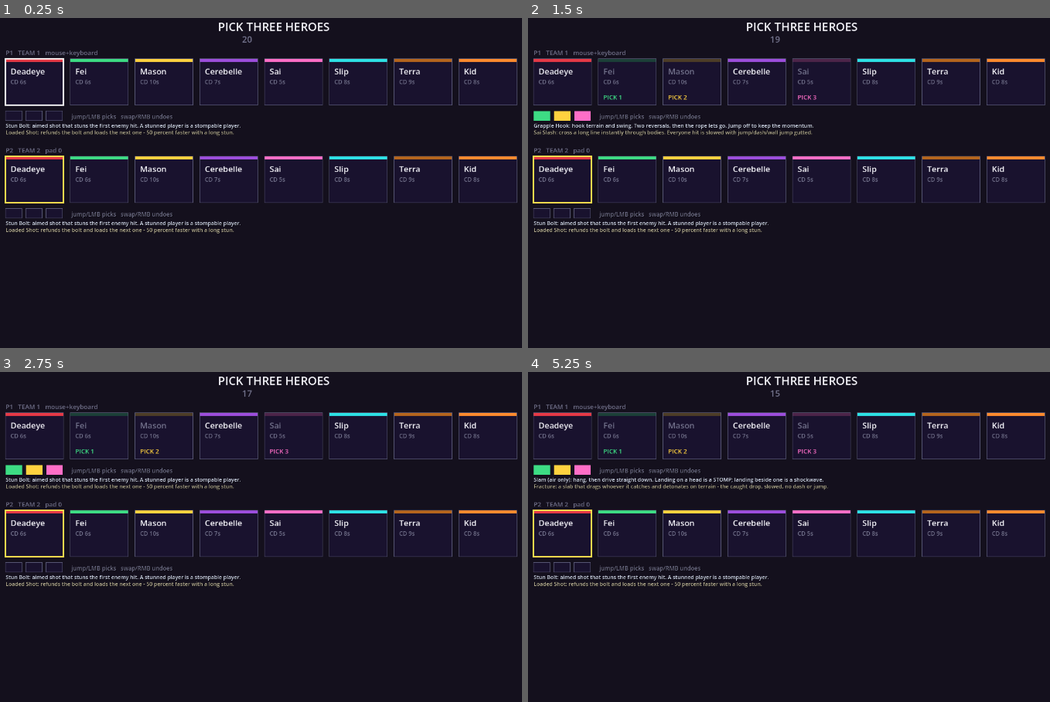
Above: before the commit, frames 1-4 (two rows, left to right).
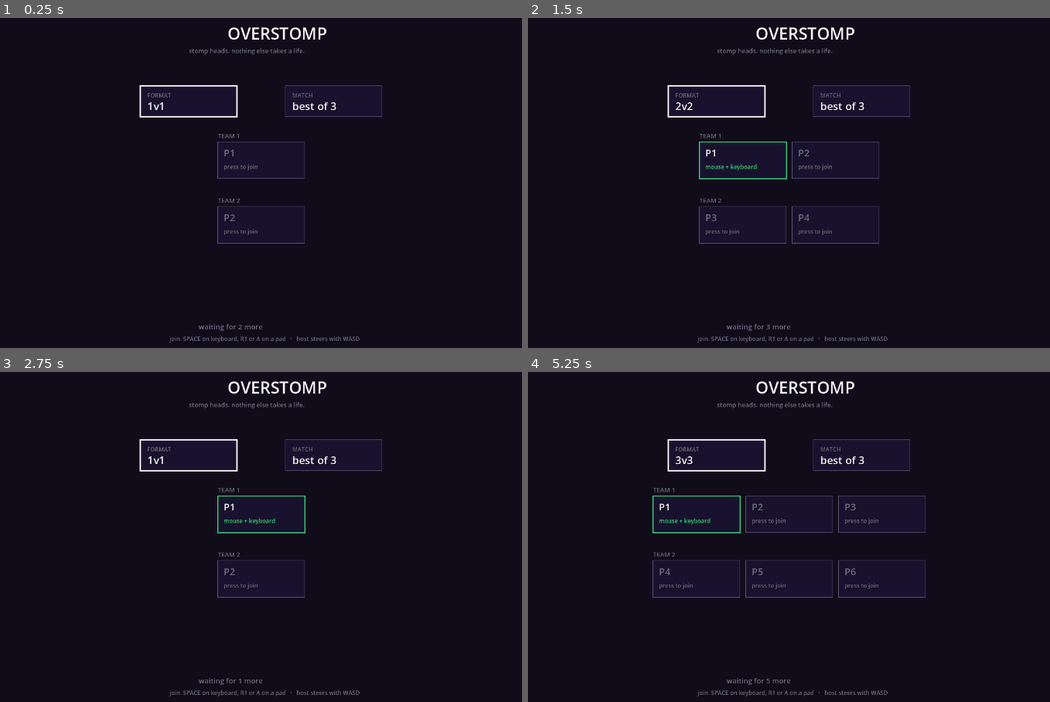
Above: after the commit, the same moments.

Repository: evanli02/stomp-fight-prototype
Game: Godot game, scene res://src/main.tscn
Two runs of this game, one before a commit and one after it. Both use one fixed random seed, a clock stepped at 60 frames per second and the inputs below.
Inputs (mouse positions are in pixels of both pictures, inside the frame that each line leads up to):
- Up to frame 1 (0.25 s): no input
- Up to frame 2 (1.5 s): tap Enter at 0.5 s; move the mouse to (924, 166) at 0.52 s; hold D 0.53-1.25 s; tap Shift at 0.6 s; click (924, 166) at 0.67 s; tap Space (p0_jump) at 0.77 s; drag from (663, 199) to (757, 252) at 1.27 s
- Up to frame 3 (2.75 s): tap Space (p0_jump) at 2 s; move the mouse to (323, 461) at 2.02 s; hold A from 2.03 s (still down); tap Shift at 2.1 s; click (323, 461) at 2.17 s
- Up to frame 4 (5.25 s): release A at 2.75 s; drag from (757, 606) to (606, 484) at 2.77 s; tap Enter at 3.5 s; move the mouse to (976, 589) at 3.52 s; hold D 3.53-4.25 s; tap Shift at 3.6, 5.1 s; click (976, 589) at 3.67 s; tap Space (p0_jump) at 3.77, 5 s; drag from (606, 484) to (695, 451) at 4.27 s; move the mouse to (820, 537) at 5.02 s; hold D from 5.03 s (still down); click (820, 537) at 5.17 s

The runs differ from the first frame. In frame 1, 8.3% of the frame differs, in the area x 0-100%, y 1-99%; in frame 2, 9.0%; in frame 3, 8.6%; in frame 4, 9.3%.

Commit message:
feat(lobby): seat-claiming lobby, Windows export, playtest guide
The lobby is now the first screen and the only one that decides how many
seats exist, which is what makes 2v2 and 3v3 reachable at all rather than
just implemented.

Players join by pressing a button on the device they want to play with,
and the lobby reads the RAW input event rather than a namespaced action.
That is not a shortcut: before a device has a seat it has no actions, and
over Steam Remote Play Together each guest's controller arrives as a
virtual pad with an id nobody can predict in advance. Asking the device
which id it is at the moment it presses is the only mapping that survives
pads connecting in any order. claim_seat() binds by that actual id and
turns away a device that is already sitting somewhere, so a held button
cannot take three seats.

Every seat has to be filled before the host can start. An unclaimed seat
would put a body on the stage that nobody is driving, which in a game
where the only kill is landing on a head is a free life for the other
team.

Alongside it, the pieces needed to hand a build to friends: a Windows
export preset (committed - it holds no signing credentials and the build
script needs it, so Godot's default gitignore entry is wrong for us), a
build script that runs all four harnesses and refuses to build if any
fail, and docs/PLAYTEST.md covering the Steam non-Steam-shortcut route
and what is honestly not ready yet.

Export templates are a separate ~1GB download and are not in the repo;
the build script checks for them and says so rather than producing a
silently broken build.

Harnesses 329 -> 341.

Co-Authored-By: Claude Opus 5 <noreply@anthropic.com>

Diff:
--- a/src/autoload/input_config.gd
+++ b/src/autoload/input_config.gd
@@ -26,6 +26,10 @@
 var _device_of: Dictionary = {}      # player_id -> Device
 ## player_id -> joypad device index. Ignored by the KBM seat.
 var _pad_index_of: Dictionary = {}
+## Seats a real device has claimed in the lobby. Empty outside a lobby-driven
+## match, where the defaults below stand in — F6 into a stage and every harness
+## rely on seats working without anybody having pressed anything.
+var _claimed: Dictionary = {}        # player_id -> true
 ## player_id -> { dash: int, swap: int } physics frame each press is parked on
 ## while we wait to see whether it is half of a chord. -1 means nothing pending.
 var _chord_pending: Dictionary = {}
@@ -42,6 +46,58 @@
 			assign_device(slot, Device.KBM)
 		else:
 			assign_device(slot, Device.PAD, slot - 1)
+
+#region Lobby seat claiming
+## Forget who is sitting where. Called when a lobby opens, so a device that
+## claimed seat 2 last match is not still holding it.
+func clear_seats() -> void:
+	_claimed.clear()
+
+func seat_claimed(player_id: int) -> bool:
+	return _claimed.has(player_id)
+
+func claimed_count() -> int:
+	return _claimed.size()
+
+## Whether this physical device is already sitting somewhere. The lobby asks
+## before claiming so a held button cannot take three seats.
+func device_seated(device: Device, pad_index: int = 0) -> bool:
+	for seat in _claimed:
+		if device_of(seat) != device:
+			continue
+		if device == Device.KBM or pad_index_of(seat) == pad_index:
+			return true
+	return false
+
+## Sit a physical device in the lowest free seat and bind it there. Returns the
+## seat, or -1 if the device is already seated or every seat is taken.
+##
+## Claiming binds by ACTUAL joypad id rather than by seat order: pads connect in
+## whatever order they connect in, ids are not contiguous, and over Steam Remote
+## Play the remote players' virtual pads appear as people join. Asking the device
+## which id it is, at the moment it presses, is the only mapping that survives
+## all of that.
+func claim_seat(device: Device, pad_index: int = 0) -> int:
+	if device_seated(device, pad_index):
+		return -1
+	for seat in MAX_LOCAL_PLAYERS:
+		if _claimed.has(seat):
+			continue
+		_claimed[seat] = true
+		assign_device(seat, device, pad_index)
+		return seat
+	return -1
+
+## Give up a seat (a player backing out of the lobby).
+func release_seat(player_id: int) -> void:
+	_claimed.erase(player_id)
+
+## What is sitting in a seat, for the lobby and hero select to label rows with.
+func device_label(player_id: int) -> String:
+	if device_of(player_id) == Device.KBM:
+		return "mouse + keyboard"
+	return "pad %d" % pad_index_of(player_id)
+#endregion
 
 #region Device assignment
 ## Point a player slot at a device and rebuild its bindings.
--- a/src/main.gd
+++ b/src/main.gd
@@ -7,6 +7,7 @@
 ## headlessly without a shell at all — stages and the harnesses instantiate their
 ## own scenes and never go through here.
 
+const LOBBY := preload("res://src/ui/lobby.tscn")
 const HERO_SELECT := preload("res://src/ui/hero_select.tscn")
 const STAGE_SELECT := preload("res://src/ui/stage_select.tscn")
 
@@ -20,12 +21,15 @@
 	# the tree just early enough to spawn twice.
 	GameManager.phase_changed.connect(_on_phase_changed)
 	GameManager.round_started.connect(_on_round_started)
-	GameManager.begin_hero_select()
-	_show_hero_select()
+	# Lobby first: it is the only screen that decides how many seats exist, and
+	# every screen after it sizes itself from GameManager.team_size.
+	_show_lobby()
 
 func _on_phase_changed(phase: GameManager.Phase) -> void:
 	if phase == GameManager.Phase.STAGE_SELECT:
 		_show_stage_select()
+	elif phase == GameManager.Phase.HERO_SELECT:
+		_show_hero_select()
 
 ## Every round gets a fresh stage instance, because every round can be on a
 ## different stage. Rebuilding one that did not change costs a frame and keeps
@@ -36,6 +40,17 @@
 		push_error("No scene registered for stage '%s'" % GameManager.current_stage)
 		return
 	_show(scene.instantiate())
+
+func _show_lobby() -> void:
+	var screen := LOBBY.instantiate()
+	_show(screen)
+	screen.lobby_confirmed.connect(_on_lobby_confirmed)
+
+## begin_hero_select flips the phase, and the phase handler is what puts the
+## screen up — so the two paths into hero select (here, and a future rematch)
+## cannot get out of step.
+func _on_lobby_confirmed() -> void:
+	GameManager.begin_hero_select()
 
 func _show_hero_select() -> void:
 	var screen := HERO_SELECT.instantiate()
--- /dev/null
+++ b/src/ui/lobby.gd
@@ -0,0 +1,180 @@
+extends CanvasLayer
+## Lobby (DESIGN 10): the format, the match length, and who is playing. The first
+## screen of a session and the only one that decides how many seats exist —
+## everything after it reads GameManager.team_size.
+##
+## Players join by pressing a button on the device they want to play with, and
+## that press is what binds the device to a seat. Reading the raw event rather
+## than a namespaced action is the point: before a device has a seat it has no
+## actions, and over Steam Remote Play Together each remote player's controller
+## shows up as its own virtual pad with an id nobody can predict in advance. The
+## device tells us which id it is at the moment it presses, which is the only
+## mapping that survives pads connecting in any order.
+##
+## The host (whoever takes the keyboard seat) owns the format and match length;
+## everyone else only joins or leaves.
+
+signal lobby_confirmed()
+
+const FORMATS: Array[int] = [1, 2, 3]
+const BEST_OF: Array[int] = [1, 3, 5]
+const NAV_REPEAT: float = 0.2
+const NAV_DEADZONE: float = 0.5
+
+const COL_BG: Color = Color(0.05, 0.03, 0.09, 0.94)
+const COL_CARD: Color = Color(0.10, 0.07, 0.18)
+const COL_FRAME: Color = Color(0.36, 0.36, 0.48)
+const COL_TEXT: Color = Color(0.96, 0.96, 0.98)
+const COL_DIM: Color = Color(0.45, 0.45, 0.55)
+const COL_READY: Color = Color(0.24, 0.86, 0.52)
+const SEAT: Vector2 = Vector2(180, 76)
+const SEAT_GAP: float = 12.0
+
+var _canvas: Control
+var _format_index: int = 0
+var _bestof_index: int = 1
+## Which of the two host settings the cursor is on.
+var _row: int = 0
+var _nav_cooldown: float = 0.0
+var _done: bool = false
+
+func _ready() -> void:
+	InputConfig.clear_seats()
+	_format_index = FORMATS.find(GameManager.team_size)
+	if _format_index < 0:
+		_format_index = 0
+	_bestof_index = BEST_OF.find(GameManager.best_of)
+	if _bestof_index < 0:
+		_bestof_index = 1
+	_canvas = Control.new()
+	_canvas.set_anchors_preset(Control.PRESET_FULL_RECT)
+	_canvas.mouse_filter = Control.MOUSE_FILTER_IGNORE
+	add_child(_canvas)
+	_canvas.draw.connect(_draw_screen)
+
+## Joins only. Everything continuous — cursors, held directions — is polled on
+## the physics tick below; this is here because a join has to identify the
+## device, and only the raw event carries that.
+func _input(event: InputEvent) -> void:
+	if _done:
+		return
+	if event is InputEventJoypadButton and event.pressed:
+		var pad := event as InputEventJoypadButton
+		if pad.button_index == JOY_BUTTON_RIGHT_SHOULDER or pad.button_index == JOY_BUTTON_A:
+			InputConfig.claim_seat(InputConfig.Device.PAD, pad.device)
+	elif event is InputEventKey and event.pressed and not event.echo:
+		var key := event as InputEventKey
+		if key.keycode == KEY_SPACE:
+			InputConfig.claim_seat(InputConfig.Device.KBM)
+
+func _physics_process(delta: float) -> void:
+	if _done:
+		return
+	_handle_host(delta)
+	_canvas.queue_redraw()
+
+## Seat 0 is the host. Before anyone has joined nobody holds seat 0, so its
+## bindings are the startup defaults and the keyboard drives them either way —
+## which is what lets one person set the format up before the others arrive.
+func _handle_host(delta: float) -> void:
+	var frame := InputConfig.poll(0)
+	_nav_cooldown = maxf(_nav_cooldown - delta, 0.0)
+	if absf(frame.move.x) < NAV_DEADZONE and absf(frame.move.y) < NAV_DEADZONE:
+		_nav_cooldown = 0.0
+	elif _nav_cooldown <= 0.0:
+		if absf(frame.move.y) >= NAV_DEADZONE:
+			_row = wrapi(_row + (1 if frame.move.y > 0.0 else -1), 0, 2)
+		else:
+			var step := 1 if frame.move.x > 0.0 else -1
+			if _row == 0:
+				_format_index = wrapi(_format_index + step, 0, FORMATS.size())
+			else:
+				_bestof_index = wrapi(_bestof_index + step, 0, BEST_OF.size())
+		_nav_cooldown = NAV_REPEAT
+	# Ability, not jump: jump is the join button, and the host pressing start
+	# should not read as one more person sitting down.
+	if frame.ability_pressed and _ready_to_start():
+		_confirm()
+
+func _seats_needed() -> int:
+	return GameManager.TEAMS * FORMATS[_format_index]
+
+## Every seat filled. An unclaimed seat would put a body on the stage that
+## nobody is driving, which in a stomp game is a free life for the other team.
+func _ready_to_start() -> bool:
+	return InputConfig.claimed_count() >= _seats_needed()
+
+func _confirm() -> void:
+	_done = true
+	GameManager.team_size = FORMATS[_format_index]
+	GameManager.best_of = BEST_OF[_bestof_index]
+	lobby_confirmed.emit()
+
+#region Drawing
+func _draw_screen() -> void:
+	var font := ThemeDB.fallback_font
+	var size := _canvas.size
+	_canvas.draw_rect(Rect2(Vector2.ZERO, size), COL_BG)
+
+	_shadowed(font, Vector2(size.x * 0.5 - 70, 64), "OVERSTOMP", 34, COL_TEXT)
+	_shadowed(font, Vector2(size.x * 0.5 - 150, 92),
+		"stomp heads. nothing else takes a life.", 13, COL_DIM)
+
+	_draw_setting(font, Vector2(size.x * 0.5 - 250, 160), 0, "FORMAT",
+		"%dv%d" % [FORMATS[_format_index], FORMATS[_format_index]])
+	_draw_setting(font, Vector2(size.x * 0.5 + 50, 160), 1, "MATCH",
+		"best of %d" % BEST_OF[_bestof_index])
+
+	_draw_seats(font, size)
+
+	var msg := "press ABILITY (LMB / L1) to start" if _ready_to_start() \
+		else "waiting for %d more" % (_seats_needed() - InputConfig.claimed_count())
+	_shadowed(font, Vector2(size.x * 0.5 - 130, size.y - 56), msg, 15,
+		COL_READY if _ready_to_start() else COL_DIM)
+	_shadowed(font, Vector2(size.x * 0.5 - 190, size.y - 32),
+		"join: SPACE on keyboard, R1 or A on a pad   ·   host steers with WASD", 12, COL_DIM)
+
+func _draw_setting(font: Font, at: Vector2, row: int, label: String, value: String) -> void:
+	var box := Rect2(at, Vector2(200, 64))
+	_canvas.draw_rect(box, COL_CARD)
+	_canvas.draw_rect(box, Color(1, 1, 1) if _row == row else COL_FRAME, false,
+		3.0 if _row == row else 1.0)
+	_shadowed(font, at + Vector2(14, 24), label, 12, COL_DIM)
+	_shadowed(font, at + Vector2(14, 50), value, 22, COL_TEXT)
+
+func _draw_seats(font: Font, size: Vector2) -> void:
+	var needed := _seats_needed()
+	var per_team: int = FORMATS[_format_index]
+	var row_w := per_team * SEAT.x + (per_team - 1) * SEAT_GAP
+	for team in GameManager.TEAMS:
+		var top := 276.0 + team * (SEAT.y + 58.0)
+		_shadowed(font, Vector2(size.x * 0.5 - row_w * 0.5, top - 8), "TEAM %d" % (team + 1),
+			13, COL_DIM)
+		for slot in per_team:
+			var seat := team * per_team + slot
+			_draw_seat(font, seat,
+				Vector2(size.x * 0.5 - row_w * 0.5 + slot * (SEAT.x + SEAT_GAP), top))
+	# Seats claimed beyond what the format needs — someone joined, then the host
+	# shrank the format. Say so rather than silently dropping them.
+	if InputConfig.claimed_count() > needed:
+		_shadowed(font, Vector2(size.x * 0.5 - 150, size.y - 80),
+			"%d joined, %dv%d only seats %d" % [InputConfig.claimed_count(),
+				per_team, per_team, needed], 12, Color(1, 0.55, 0.4))
+
+func _draw_seat(font: Font, seat: int, at: Vector2) -> void:
+	var claimed := InputConfig.seat_claimed(seat)
+	_canvas.draw_rect(Rect2(at, SEAT), COL_CARD)
+	_canvas.draw_rect(Rect2(at, SEAT), COL_READY if claimed else COL_FRAME, false,
+		2.0 if claimed else 1.0)
+	if claimed:
+		_shadowed(font, at + Vector2(12, 30), "P%d" % (seat + 1), 20, COL_TEXT)
+		_shadowed(font, at + Vector2(12, 56), InputConfig.device_label(seat), 12, COL_READY)
+	else:
+		_shadowed(font, at + Vector2(12, 30), "P%d" % (seat + 1), 20, COL_DIM)
+		_shadowed(font, at + Vector2(12, 56), "press to join", 12, COL_DIM)
+
+func _shadowed(font: Font, at: Vector2, msg: String, size: int, col: Color) -> void:
+	_canvas.draw_string(font, at + Vector2(1, 1), msg, HORIZONTAL_ALIGNMENT_LEFT, -1, size,
+		Color(0, 0, 0, 0.85))
+	_canvas.draw_string(font, at, msg, HORIZONTAL_ALIGNMENT_LEFT, -1, size, col)
+#endregion
--- /dev/null
+++ b/src/ui/lobby.tscn
@@ -0,0 +1,6 @@
+[gd_scene load_steps=2 format=3]
+
+[ext_resource type="Script" path="res://src/ui/lobby.gd" id="1"]
+
+[node name="Lobby" type="CanvasLayer"]
+script = ExtResource("1")
--- a/tests/match_harness.gd
+++ b/tests/match_harness.gd
@@ -56,6 +56,7 @@
 	await _check_stage_registry()
 	await _check_stage_select_flow()
 	await _check_team_formats()
+	await _check_lobby_seating()
 
 ## Hero select's rules, driven directly rather than through synthetic button
 ## presses — the screen is a thin shell over these and the rules are the part
@@ -742,3 +743,45 @@
 	GameManager.round_index = 0
 	GameManager.team_size = 1
 	await step(2)
+
+## Lobby seat claiming. The lobby screen itself is a thin shell over these calls;
+## what can silently go wrong is a device taking two seats, which over Remote
+## Play would mean one friend driving two characters.
+func _check_lobby_seating() -> void:
+	InputConfig.clear_seats()
+	check("a fresh lobby seats nobody", InputConfig.claimed_count() == 0)
+
+	check("the keyboard takes seat 0", InputConfig.claim_seat(InputConfig.Device.KBM) == 0)
+	check("the first pad takes seat 1",
+		InputConfig.claim_seat(InputConfig.Device.PAD, 0) == 1)
+	check("a second pad takes seat 2",
+		InputConfig.claim_seat(InputConfig.Device.PAD, 3) == 2)
+	# Pads are bound by their ACTUAL joypad id, not by seat order: ids are handed
+	# out in connection order and are not contiguous, and remote players' virtual
+	# pads appear in whatever order people join.
+	check("a seat is bound to the pad id that claimed it",
+		InputConfig.pad_index_of(2) == 3, "pad=%d" % InputConfig.pad_index_of(2))
+
+	check("a device already seated cannot take another seat",
+		InputConfig.claim_seat(InputConfig.Device.PAD, 0) == -1)
+	check("nor can the keyboard", InputConfig.claim_seat(InputConfig.Device.KBM) == -1)
+	check("holding the button does not fill the room", InputConfig.claimed_count() == 3,
+		"claimed=%d" % InputConfig.claimed_count())
+
+	check("leaving frees the seat up again", true)
+	InputConfig.release_seat(2)
+	check("a released seat is free", not InputConfig.seat_claimed(2))
+	check("and the device that held it can sit back down",
+		InputConfig.claim_seat(InputConfig.Device.PAD, 3) == 2)
+
+	# Every seat taken, then one more device: the room is full, not corrupted.
+	while InputConfig.claimed_count() < InputConfig.MAX_LOCAL_PLAYERS:
+		InputConfig.claim_seat(InputConfig.Device.PAD, 40 + InputConfig.claimed_count())
+	check("a full room turns away the next device",
+		InputConfig.claim_seat(InputConfig.Device.PAD, 99) == -1)
+
+	# Back to the startup defaults so nothing after this inherits a lobby.
+	InputConfig.clear_seats()
+	InputConfig.assign_device(0, InputConfig.Device.KBM)
+	for seat in range(1, InputConfig.MAX_LOCAL_PLAYERS):
+		InputConfig.assign_device(seat, InputConfig.Device.PAD, seat - 1)
Not shown, added: export_presets.cfg
Not shown, added: src/ui/lobby.gd.uid
Not shown, changed: .gitignore
Not shown, changed: docs/IMPLEMENTATION.md
Not shown, added: docs/PLAYTEST.md
Not shown, changed: handoff.md
Not shown, added: tools/build_windows.ps1
